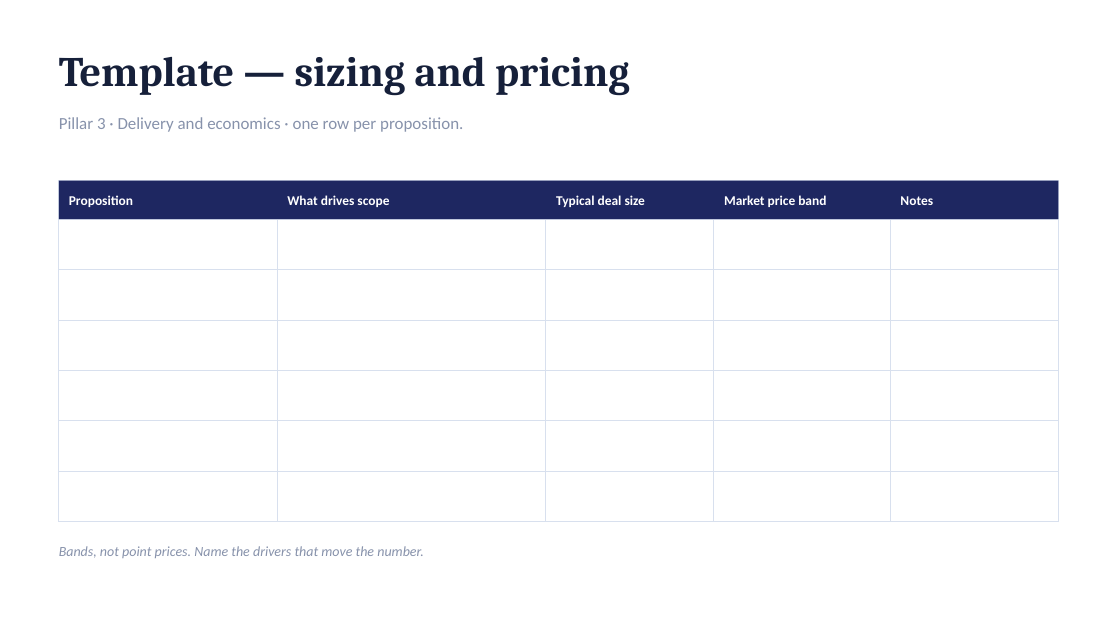
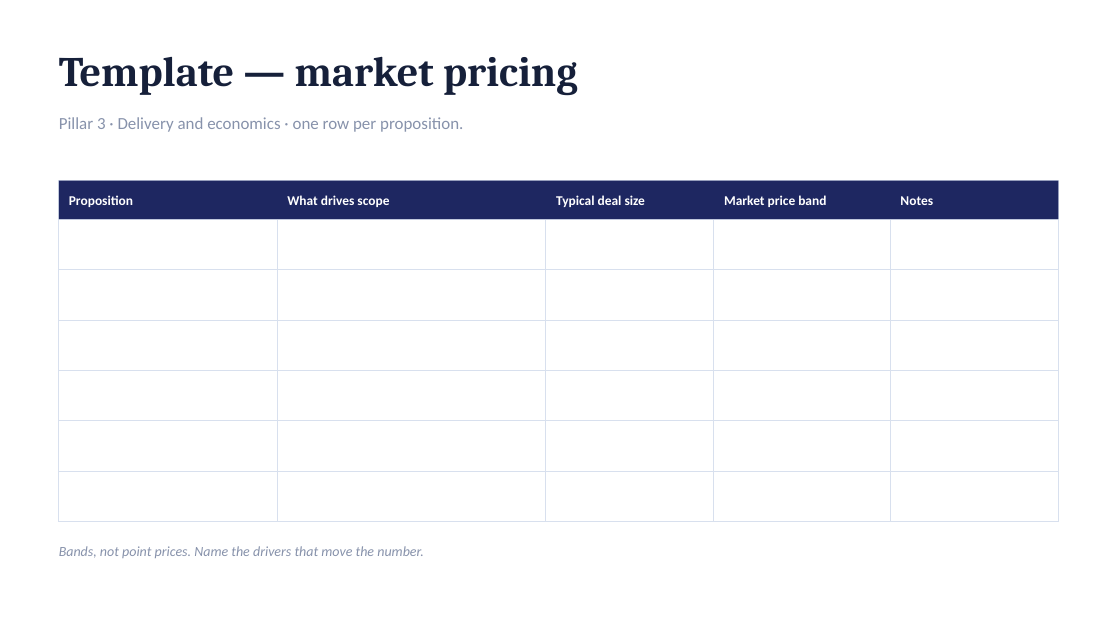
Before and after one commit to dhajjar-cyber/bae, a slide deck: slide 46 of FSI strategy/EAI&D-FSI-Strategy-Development-Plan.pptx. Drawn at 1120x630 pixels with LibreOffice and Linux fonts; fonts in the diff are those of the drawing. Boxes give left, top, right and bottom in pixels: in the first picture for what was removed or moved away, otherwise in the second. Text is boxed around its words. In the diff, an @@ line names an element or a change of style, - is before the commit and + after.

```diff
--- a/FSI strategy/EAI&D-FSI-Strategy-Development-Plan.pptx
+++ b/FSI strategy/EAI&D-FSI-Strategy-Development-Plan.pptx
@@ text at [59, 56, 578, 96]: text changed @@
-Template — sizing and pricing
+Template — market pricing
```
Also in this commit, not shown: 1 other slide changed, 1 slide added, 1 slide removed, 1 other file.
